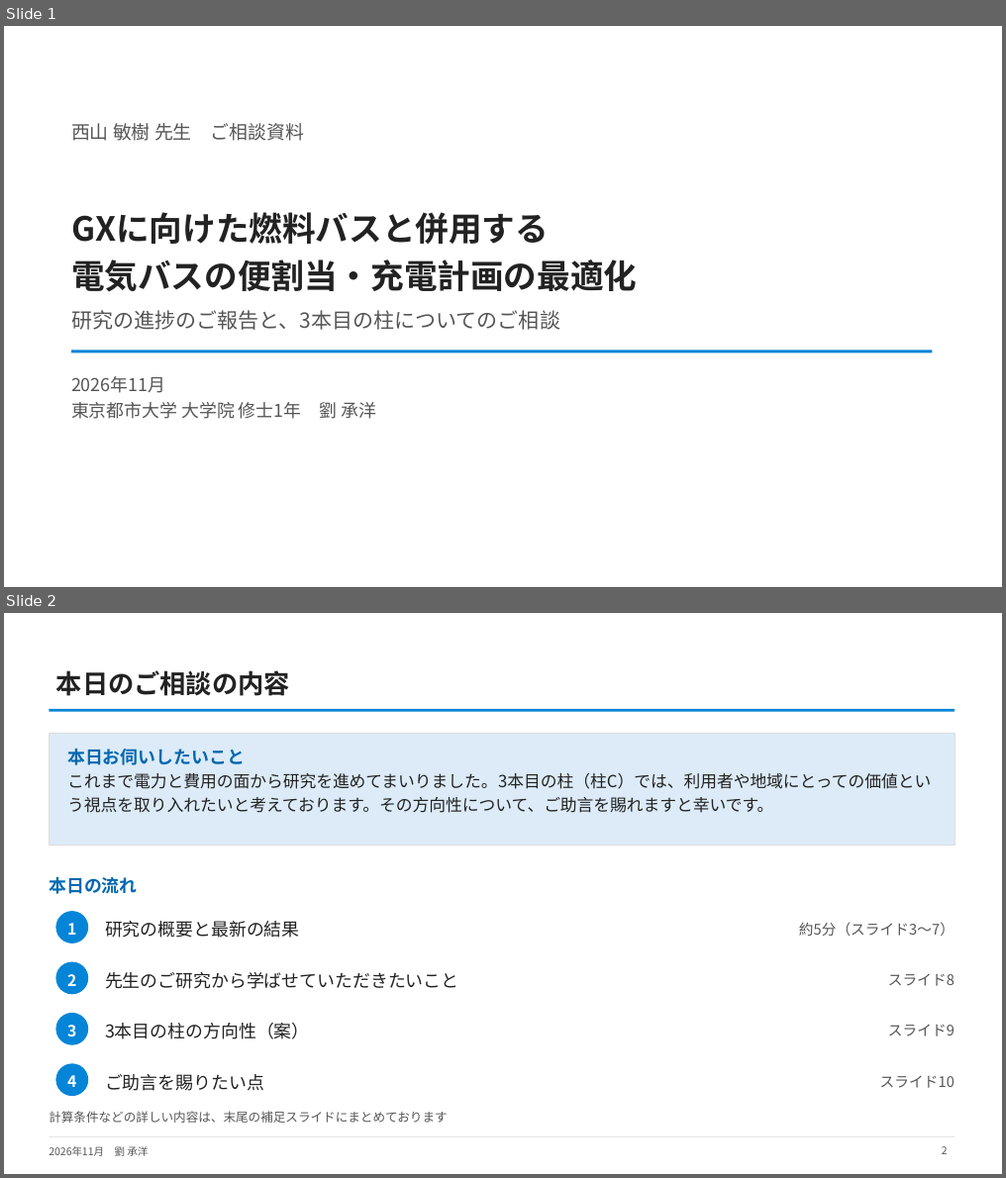
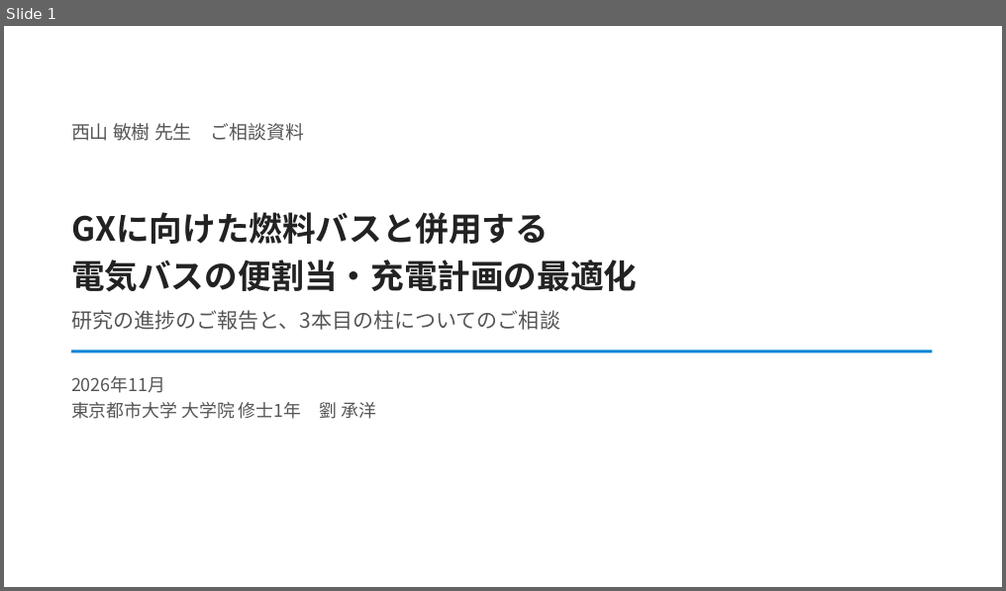
Before and after one commit to CYLIU2003/master-course, a slide deck: outcome/2026-11-16_nishiyama_consult/西山先生へのご相談_最新結果と3本目の柱.pptx. Shown one above the other, each under a label of ours: slides 1 and 2 before the commit, slide 1 after it. The pictures are 1006x1178 and 1006x591 pixels, drawn with LibreOffice and Linux fonts; fonts in the diff are those of the drawing. Boxes give left, top, right and bottom in pixels: in the first picture for what was removed or moved away, otherwise in the second. Text is boxed around its words. In the diff, an @@ line names an element or a change of style, - is before the commit and + after.

```diff
--- a/outcome/2026-11-16_nishiyama_consult/西山先生へのご相談_最新結果と3本目の柱.pptx
+++ b/outcome/2026-11-16_nishiyama_consult/西山先生へのご相談_最新結果と3本目の柱.pptx
@@ slide 2 removed at (4,613,1002,1174), background #FFFFFF @@
@@ title removed at (56,670,290,696) @@
-本日のご相談の内容
@@ line removed from (49, 710) to (954, 710) @@
@@ rectangle removed at (49,733,954,845) @@
@@ text removed at (67,749,931,813) @@
-本日お伺いしたいこと
-これまで電力と費用の面から研究を進めてまいりました。3本目の柱（柱C）では、利用者や地域にとっての価値という視点を取り入れたいと考えております。その方向性について、ご助言を賜れますと幸いです。
@@ text removed at (49,877,137,894) @@
-本日の流れ
@@ ellipse removed at (56,912,88,943) @@
@@ text removed at (67,923,76,935) @@
-1
@@ text removed at (105,921,300,938) @@
-研究の概要と最新の結果
@@ text removed at (799,922,954,936) @@
-約5分（スライド3〜7）
@@ ellipse removed at (56,962,88,994) @@
@@ text removed at (67,974,76,986) @@
-2
@@ text removed at (105,972,459,989) @@
-先生のご研究から学ばせていただきたいこと
@@ text removed at (888,974,954,986) @@
-スライド8
@@ ellipse removed at (56,1014,88,1045) @@
@@ text removed at (67,1025,76,1038) @@
-3
@@ text removed at (105,1023,310,1040) @@
-3本目の柱の方向性（案）
@@ text removed at (888,1025,954,1037) @@
-スライド9
@@ ellipse removed at (56,1064,88,1096) @@
@@ text removed at (67,1075,76,1087) @@
-4
@@ text removed at (105,1074,264,1091) @@
-ご助言を賜りたい点
@@ text removed at (880,1075,954,1088) @@
-スライド10
@@ text removed at (49,1111,447,1123) @@
-計算条件などの詳しい内容は、末尾の補足スライドにまとめております
@@ line removed from (49, 1137) to (954, 1137) @@
@@ text removed at (49,1147,148,1157) @@
-2026年11月 劉 承洋
@@ page number removed at (942,1147,947,1155) @@
-2
```
Also in this commit, not shown: 8 slides changed, 1 other slide removed, 2 other files.
